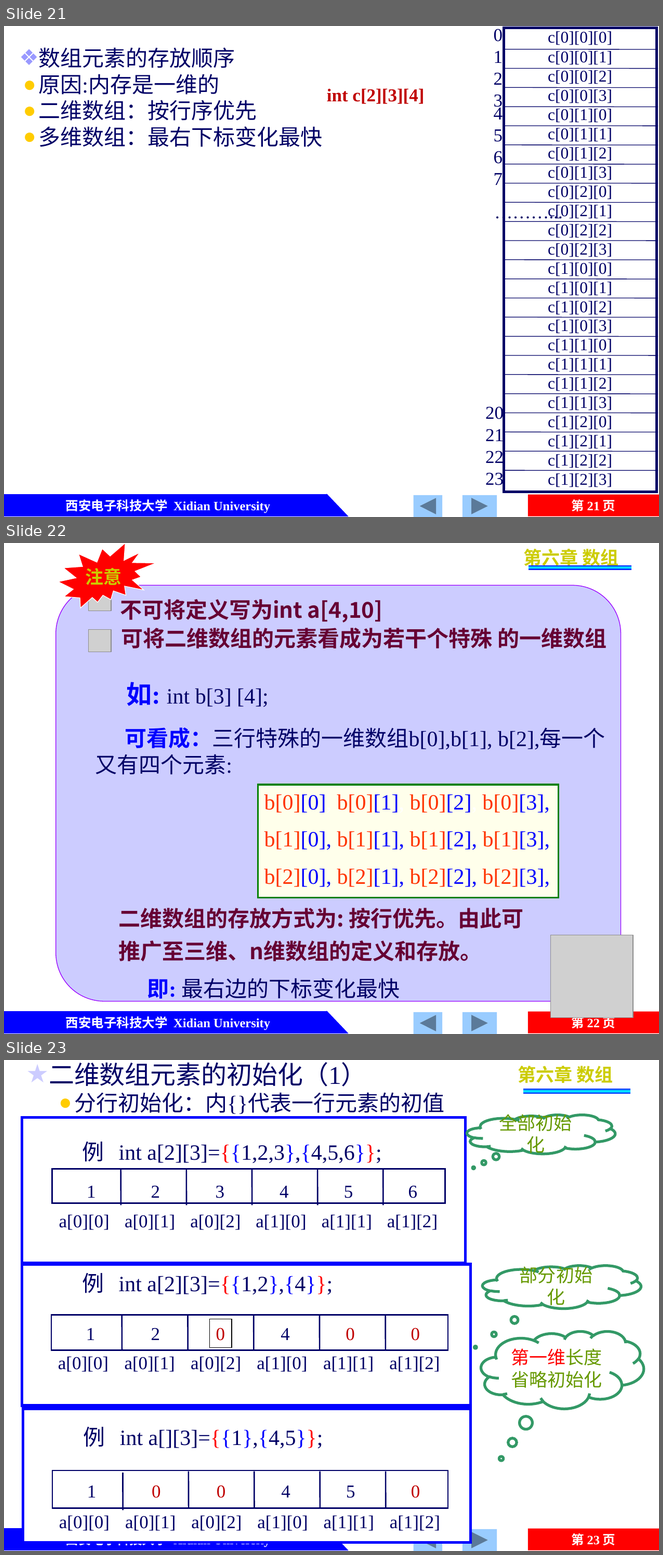
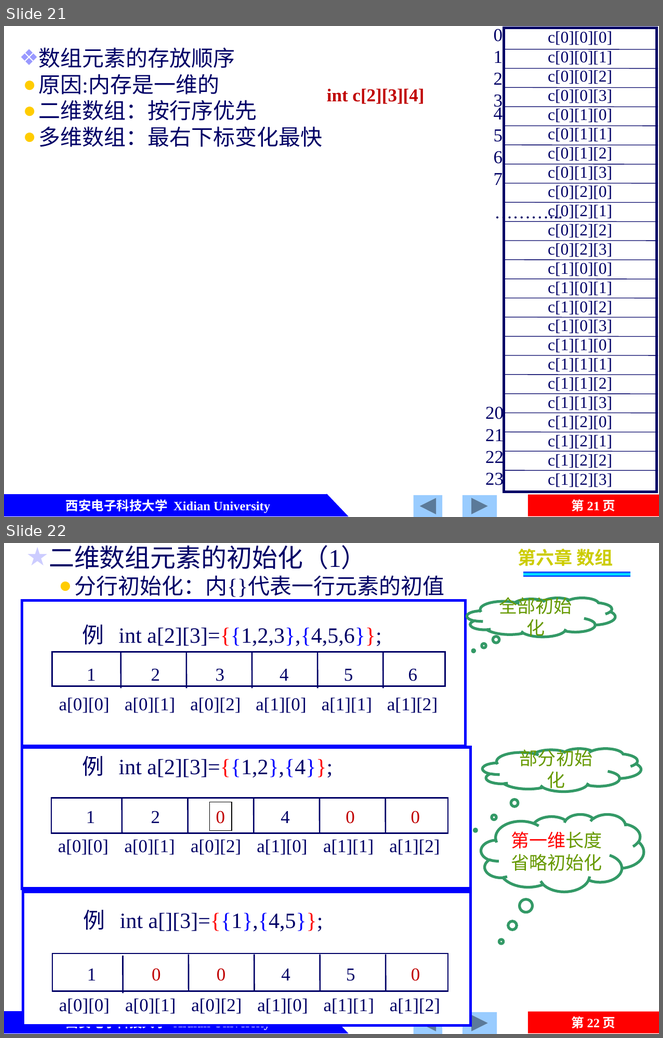
Before and after one commit to jtrfid/C-Repositories, a slide deck: 2016/C语言/课件/第6章 数组.pptx. Shown one above the other, each under a label of ours: slides 21, 22 and 23 before the commit, slides 21 and 22 after it. The pictures are 663x1555 and 663x1038 pixels, drawn with LibreOffice and Linux fonts; fonts in the diff are those of the drawing; grey boxes stand for pictures. Boxes give left, top, right and bottom in pixels: in the first picture for what was removed or moved away, otherwise in the second. Text is boxed around its words. In the diff, an @@ line names an element or a change of style, - is before the commit and + after.

```diff
--- a/2016/C语言/课件/第6章 数组.pptx
+++ b/2016/C语言/课件/第6章 数组.pptx
@@ slide 22 removed at [4, 543, 659, 1034], background #FFFFFF; not listed: 6 template elements that a slide beside it also shows @@
@@ irregular seal removed at [59, 543, 157, 608] @@
-注意
@@ text removed at [523, 549, 619, 570] @@
-第六章 数组
@@ rectangle removed at [529, 565, 632, 570] @@
@@ rounded rectangle removed at [56, 586, 621, 1002] @@
@@ picture removed at [89, 588, 111, 611] @@
@@ text removed at [120, 599, 383, 623] @@
-不可将定义写为int a[4,10]
@@ picture removed at [89, 629, 111, 652] @@
@@ text removed at [122, 628, 607, 649] @@
-可将二维数组的元素看成为若干个特殊 的一维数组
@@ text removed at [127, 682, 269, 707] @@
-如: int b[3] [4];
@@ text removed at [95, 728, 605, 775] @@
-可看成：三行特殊的一维数组b[0],b[1], b[2],每一个又有四个元素:
@@ rectangle removed at [258, 785, 559, 898] @@
-b[0][0], b[0][1], b[0][2], b[0][3],
-b[1][0], b[1][1], b[1][2], b[1][3],
-b[2][0], b[2][1], b[2][2], b[2][3],
@@ text removed at [118, 908, 523, 962] @@
-二维数组的存放方式为: 按行优先。由此可
-推广至三维、n维数组的定义和存放。
@@ picture removed at [551, 936, 633, 1018] @@
@@ text removed at [147, 978, 400, 1002] @@
-即: 最右边的下标变化最快
@@ what was slide 23 is now slide 22 @@
@@ page number at [572, 1017, 616, 1029]: text changed @@
-第 23 页
+第 22 页
```
Also in this commit, not shown: 5 other slides removed, 4 other files.
